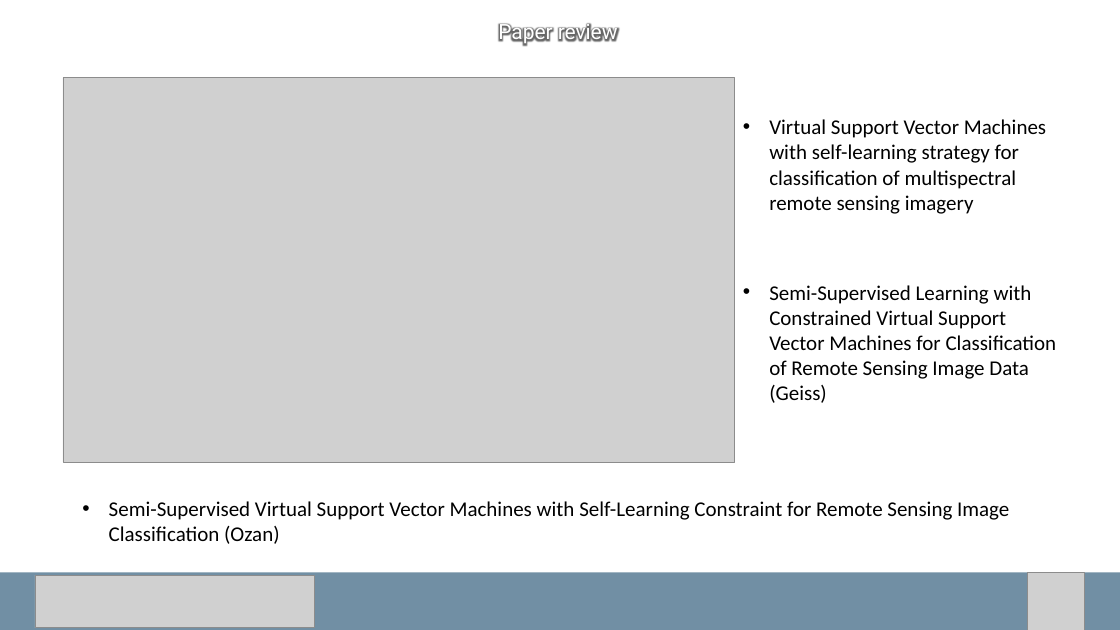
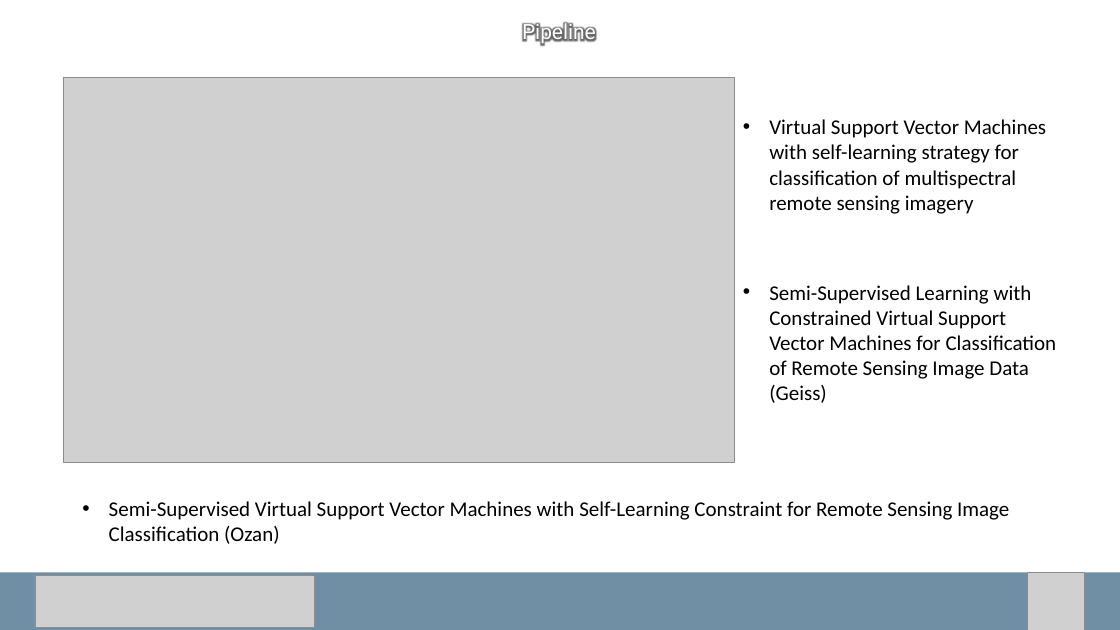
Before and after one commit to carls31/active-learning-virtual-SVM, a slide deck: slide 2 of presentation_CARLASSARA_10601118.pptx. Drawn at 1120x630 pixels with LibreOffice and Linux fonts; fonts in the diff are those of the drawing; grey boxes stand for pictures. Boxes give left, top, right and bottom in pixels: in the first picture for what was removed or moved away, otherwise in the second. Text is boxed around its words. In the diff, an @@ line names an element or a change of style, - is before the commit and + after.

```diff
--- a/presentation_CARLASSARA_10601118.pptx
+++ b/presentation_CARLASSARA_10601118.pptx
@@ text at [522,22,596,46]: text changed @@
-Paper review
+Pipeline
```
Also in this commit, not shown: 4 other slides changed, 1 slide added, 1 slide removed.
